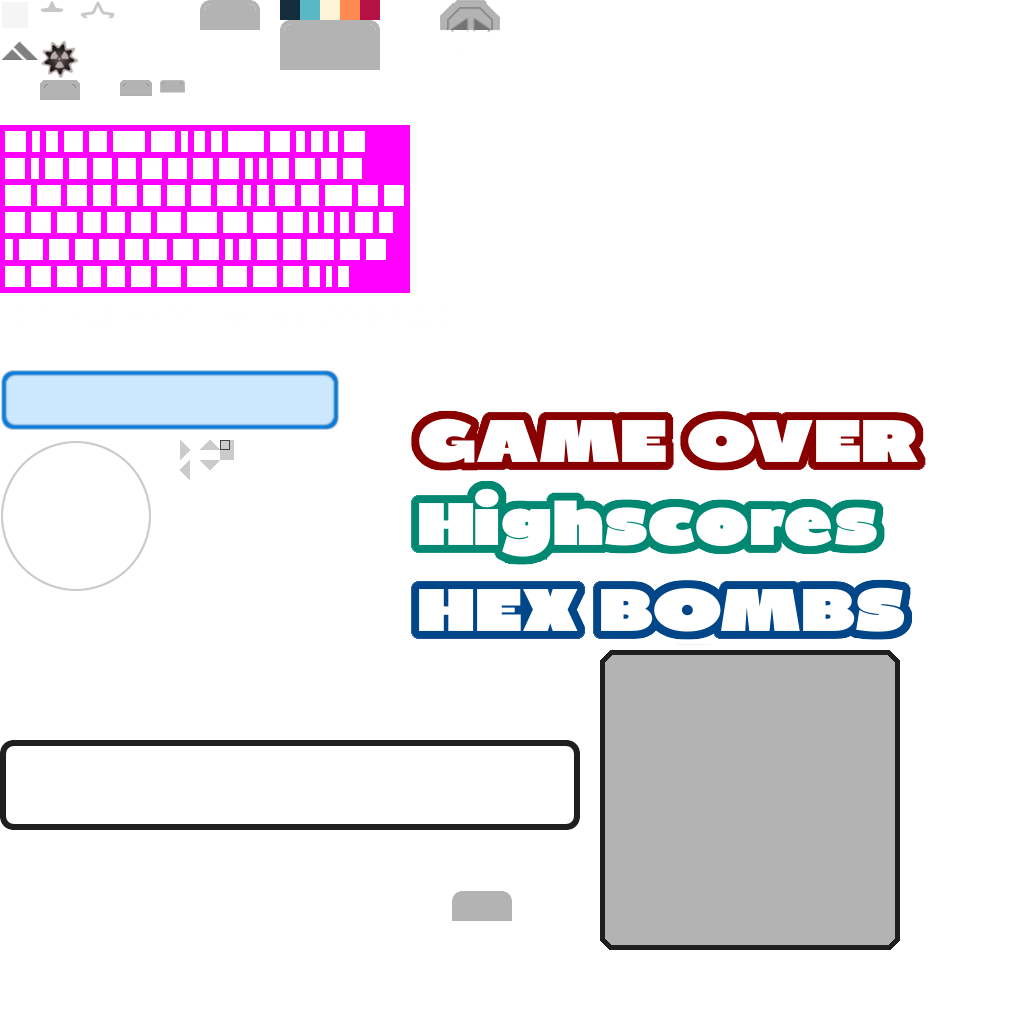
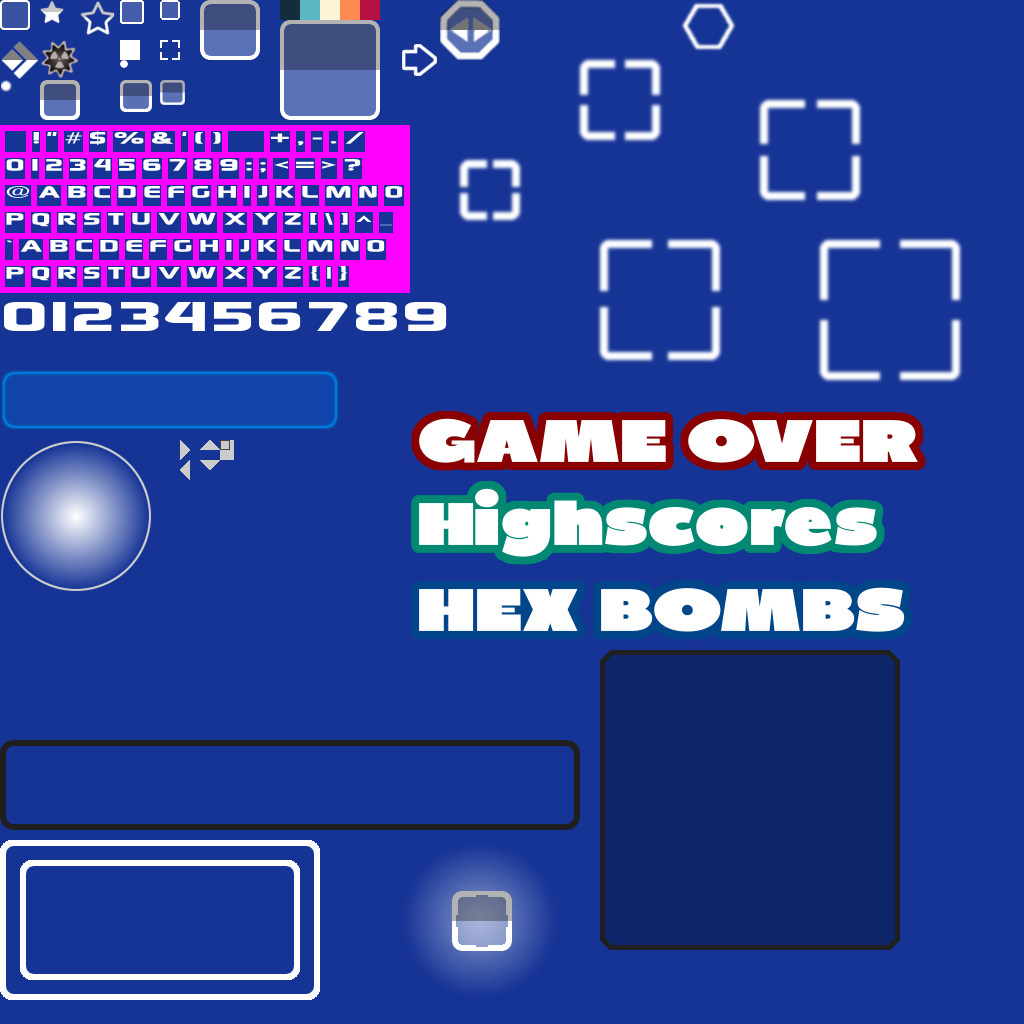
Layered file, before and after one edit (1024x1024). Changes by layer:
hid "Alien Glow #1" over (x1=784, y1=204, x2=996, y2=416)
hid "Alien Glows" over (x1=424, y1=24, x2=896, y2=396)
added layer "Ebene #20" above "Ebene #17" over (x1=0, y1=0, x2=1024, y2=1024)
showed "Hintergrund" over (x1=0, y1=1, x2=1024, y2=1024)
